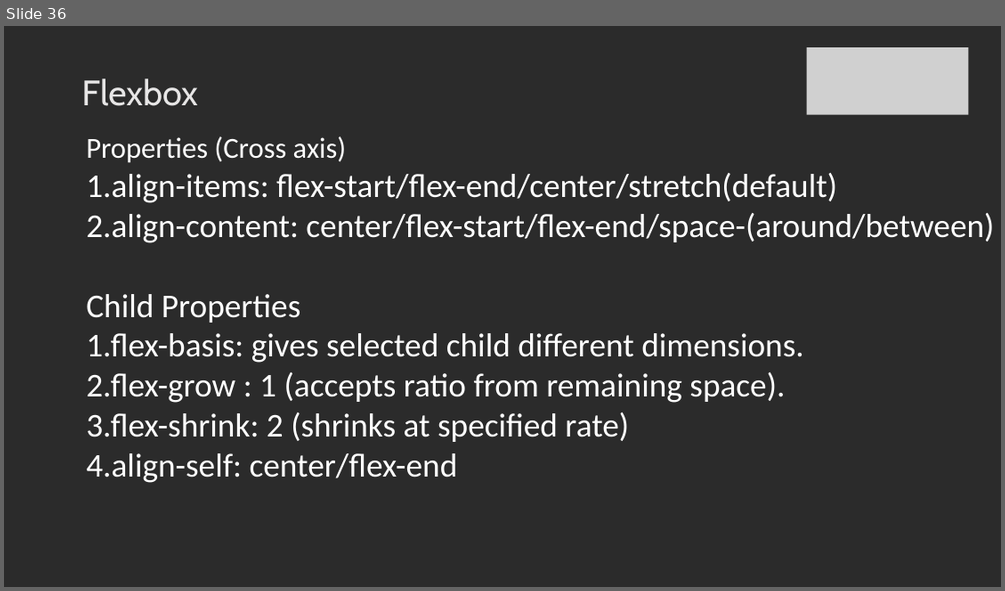
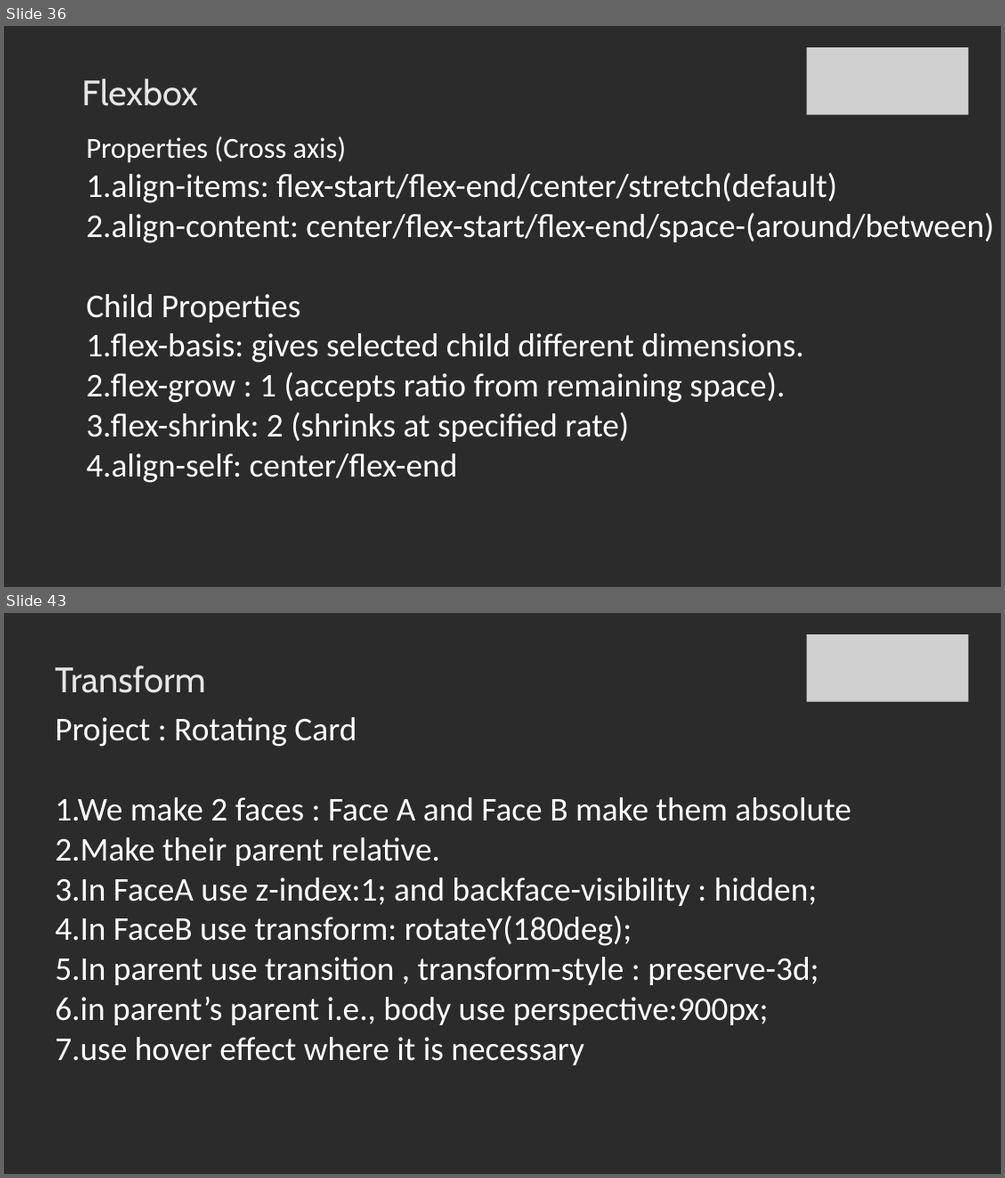
Before and after one commit to SachinBarpanda/WebDevGla, a slide deck: CSS.pptx. Shown one above the other, each under a label of ours: slide 36 before the commit, slides 36 and 43 after it; the slides between them are not shown. The pictures are 1005x591 and 1005x1178 pixels, drawn with LibreOffice and Linux fonts; fonts in the diff are those of the drawing; grey boxes stand for pictures; background and template pictures are left out; a plain dark background stands for a picture behind light text. Boxes give left, top, right and bottom in pixels: in the first picture for what was removed or moved away, otherwise in the second. Text is boxed around its words. In the diff, an @@ line names an element or a change of style, - is before the commit and + after.

```diff
--- a/CSS.pptx
+++ b/CSS.pptx
@@ slide 43 added at bbox=[4, 613, 1001, 1174], background picture (left out) @@
@@ picture added at bbox=[807, 634, 968, 702] @@
@@ title added at bbox=[55, 666, 206, 693], 34 pt, text #E7E6E6 @@
+Transform
@@ text added at bbox=[55, 717, 850, 1065], 32 pt, text #FFFFFF @@
+Project : Rotating Card
+1.We make 2 faces : Face A and Face B make them absolute
+2.Make their parent relative.
+3.In FaceA use z-index:1; and backface-visibility : hidden;
+4.In FaceB use transform: rotateY(180deg);
+5.In parent use transition , transform-style : preserve-3d;
+6.in parent’s parent i.e., body use perspective:900px;
+7.use hover effect where it is necessary
```
Also in this commit, not shown: 1 slide changed, 10 other slides added, 8 other files.
